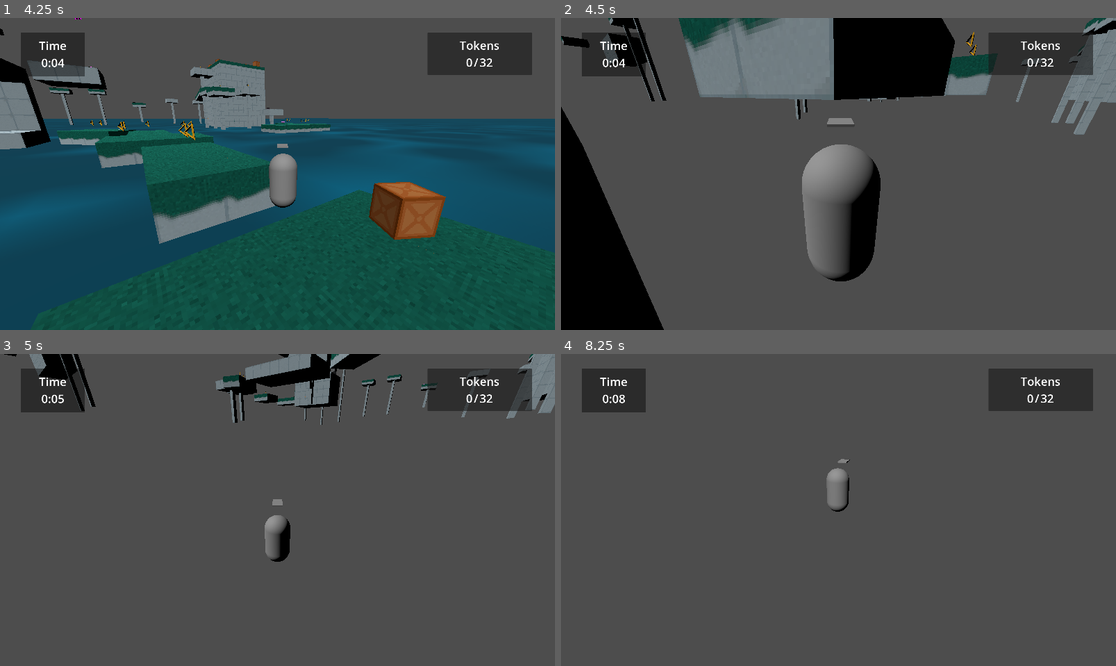
Above: before the commit, frames 1-4 (two rows, left to right).
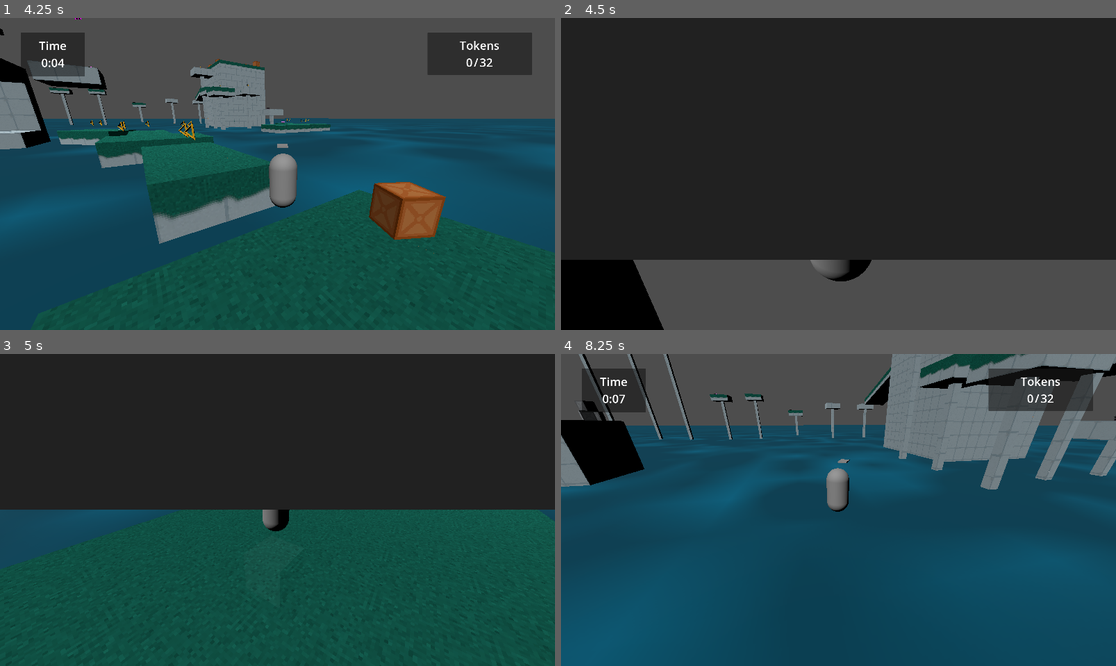
Above: after the commit, the same moments.

Repository: Nigel-Karunaratne/3DPlatformer_Godot4
Game: Godot game, scene res://level_scenes/monument1.tscn
Same seed, same stepped clock (60 frames per second), same inputs: the game is played once before the commit and once after it. The project has no main scene, so this scene is started directly.
Inputs (mouse positions are in pixels of both pictures, inside the frame that each line leads up to):
- Up to frame 1 (4.25 s): tap Enter at 0.5 s; move the mouse to (305, 174) at 0.52 s; hold W (move_forward) from 0.53 s (still down); tap R at 0.6, 2.85 s; tap Space (jump) at 0.77, 1.52, 3.02, 3.77 s; move the mouse to (249, 174) at 1.27 s; tap T at 1.35, 3.6 s; move the mouse to (288, 167) at 2.02 s; hold F 2.03-2.78 s; move the mouse to (271, 180) at 2.77 s; move the mouse to (316, 177) at 3.52 s
- Up to frame 2 (4.5 s): keep holding W (move_forward); move the mouse to (794, 170) at 4.27 s; tap F at 4.35 s
- Up to frame 3 (5 s): keep holding W (move_forward); tap Space (jump) at 4.52 s
- Up to frame 4 (8.25 s): move the mouse to (844, 510) at 5.02 s; tap R at 5.1, 7.35 s; move the mouse to (816, 503) at 5.77 s; release W (move_forward) at 5.78 s; hold D (move_right) 5.78-6.53 s; tap T at 5.85, 8.1 s; tap Space (jump) at 6.02, 6.77, 7.52 s; move the mouse to (866, 510) at 6.52 s; hold F 6.53-7.28 s; hold W (move_forward) from 6.53 s (still down); move the mouse to (810, 510) at 7.27 s; move the mouse to (849, 503) at 8.02 s

Frame 1 is identical in both runs. In frame 2, 74% of the frame differs, in the area x 0-100%, y 0-78%; in frame 3, 97%, in the area x 0-100%, y 0-100%; in frame 4, 85%.
Error before the commit: Invalid access to property or key 'current_checkpoint' on a base object of type 'Nil'. (res://scripts/checkpoint.gd:10)

Commit message:
Now properly get scene node
still need to find a better way of getting gamemanager :(

Diff:
--- a/scripts/checkpoint.gd
+++ b/scripts/checkpoint.gd
@@ -6,7 +6,8 @@
 func _on_body_entered(body):
 	if body is PlayerMove:
 		# TODO - Find a better way PLEASE
-		var gm = get_tree().get_root().get_child(0).find_child("GameManagerNode")
+		var root = get_tree().get_root()
+		var gm = root.get_child(root.get_child_count()-1).find_child("GameManagerNode")
 		if (gm as GameManager).current_checkpoint != self:
 			(gm as GameManager).on_checkpoint_enter(self)
 		else:
--- a/scripts/collectable.gd
+++ b/scripts/collectable.gd
@@ -7,7 +7,8 @@
 	if body is PlayerMove:
 
 		# TODO - find a better way PLEASE
-		gm = get_tree().get_root().get_child(0).find_child("GameManagerNode")
+		var root = get_tree().get_root()
+		gm = root.get_child(root.get_child_count()-1).find_child("GameManagerNode")
 		gm.increment_collectable_count(self)
 
 		# TODO - Play Sound
--- a/scripts/kill_volume.gd
+++ b/scripts/kill_volume.gd
@@ -2,5 +2,6 @@
 
 func _on_body_entered(body):
 	if body is PlayerMove:
-		var gm = get_tree().get_root().get_child(0).find_child("GameManagerNode") as GameManager
+		var root = get_tree().get_root()
+		var gm = root.get_child(root.get_child_count()-1).find_child("GameManagerNode") as GameManager
 		gm.player_die()
